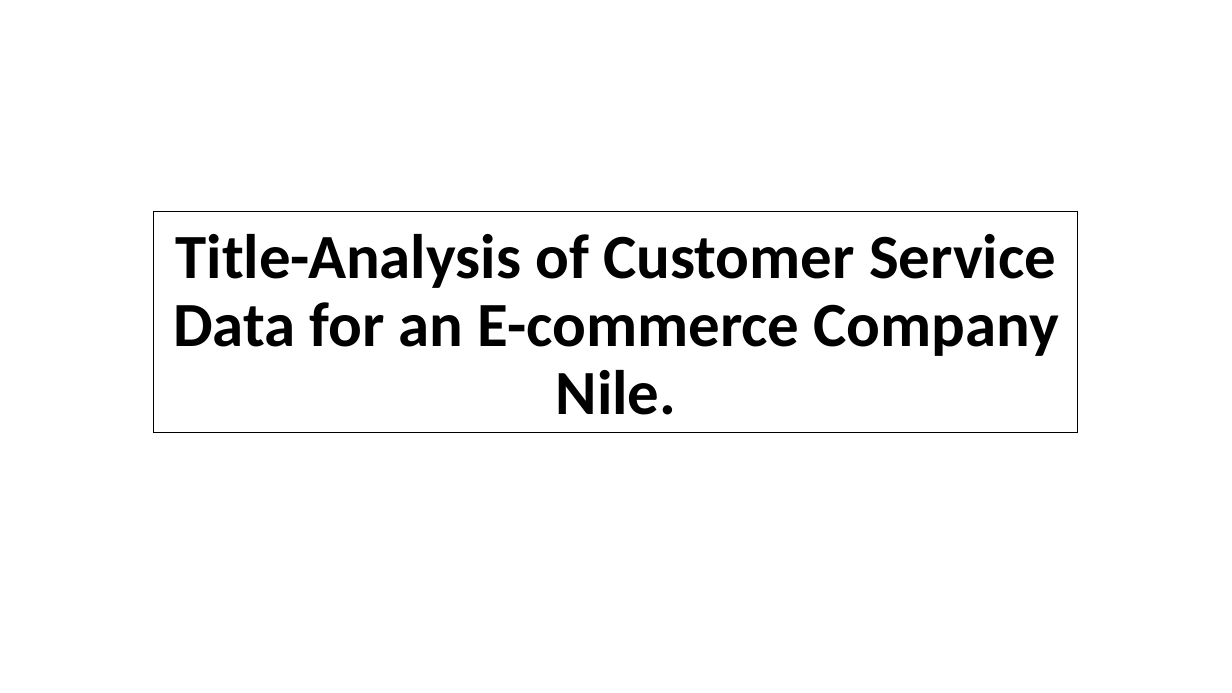
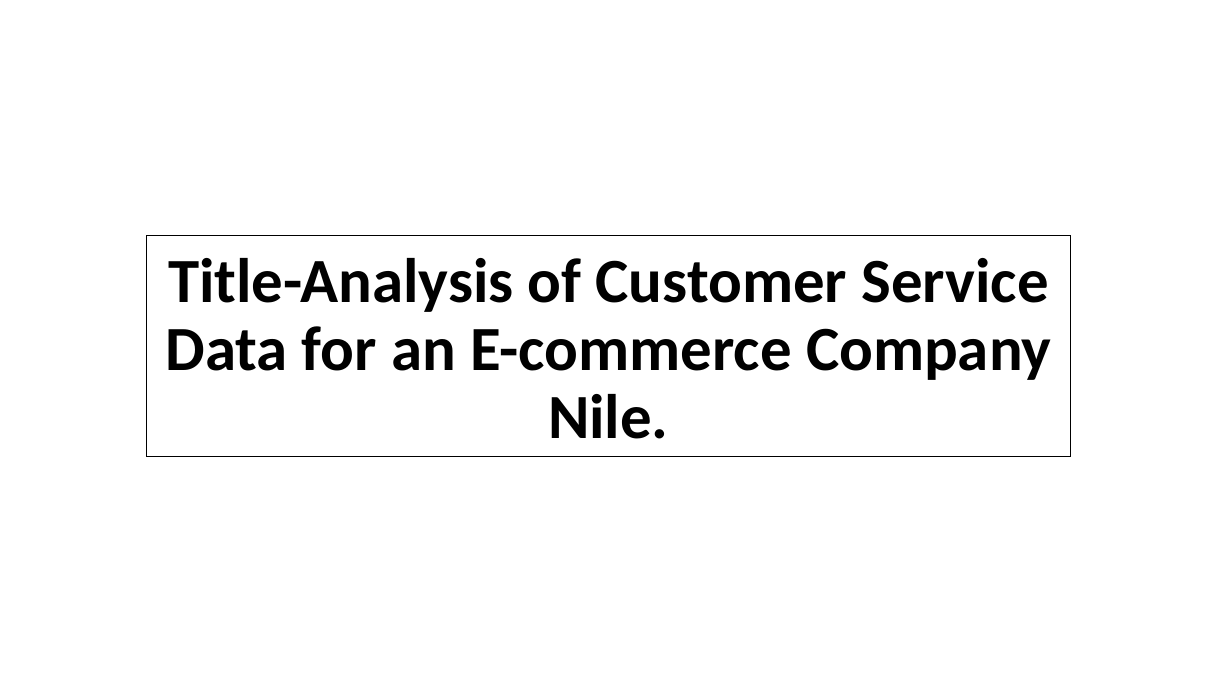
Before and after one commit to Aniruddhakhedkar/Analysis_of_Customer_Service_Data_for_an_E-commerce_Company_Nile, a slide deck: slide 1 of Findings_Analysis of Customer Service Data_E-commerce Company_Nile.pptx. Drawn at 1232x693 pixels with LibreOffice and Linux fonts; fonts in the diff are those of the drawing. Boxes give left, top, right and bottom in pixels: in the first picture for what was removed or moved away, otherwise in the second. Text is boxed around its words. In the diff, an @@ line names an element or a change of style, - is before the commit and + after.

```diff
--- a/Findings_Analysis of Customer Service Data_E-commerce Company_Nile.pptx
+++ b/Findings_Analysis of Customer Service Data_E-commerce Company_Nile.pptx
@@ title "Title-Analysis of Customer Service Data ..." moved from (x1=154, y1=212, x2=1079, y2=433) to (x1=146, y1=236, x2=1070, y2=457) @@
```
Also in this commit, not shown: 7 other slides changed, 1 slide added, 1 slide removed.
